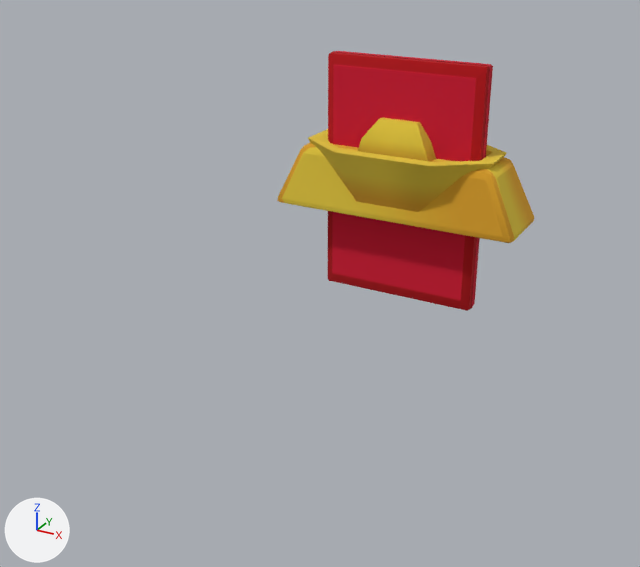
The glTF model three-test/mod/gifts.glb, before and after one commit.
Both versions are drawn from a camera (50 mm lens) standing at (1.26, -2.94, 0.98) and looking at (-0.27, -0.15, -0.41). The axes (+X, +Y, +Z) are drawn at lower left. The lights are the same throughout. Where no turn or scale is listed for an object, it has been applied to the vertices. Vertices at the same position are counted once.

Objects in the first picture: 'hb', 'jt', 'yb'.
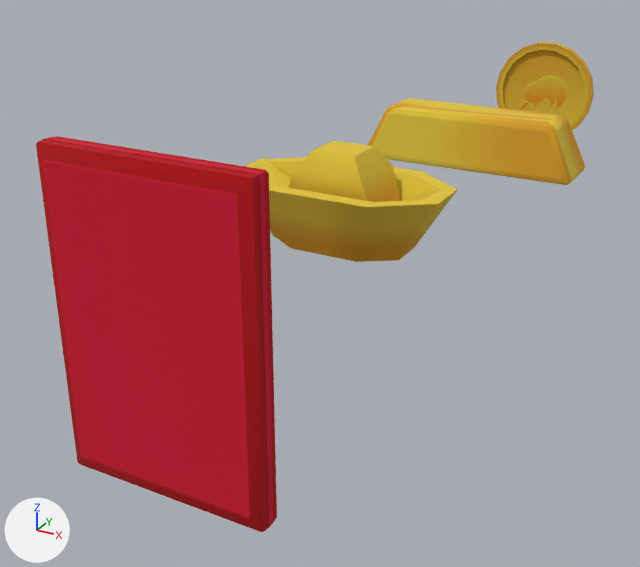
Pixel boxes (x1, y1, x2, y2) of what changed, in the pictures (640 x 567 px):
'hb', moved
    before: (328, 51, 493, 311)
    after: (36, 136, 277, 532)
'jt', moved
    before: (277, 143, 534, 243)
    after: (368, 98, 585, 185)
'yb', moved
    before: (308, 118, 507, 212)
    after: (245, 141, 458, 262)
'jb', reshaped (not visible before)
    after: (496, 42, 594, 130)

The edits, one by one:
me_untitled_003 is used by ob_jb; location (0.0, 0.0, 0.0).
me_untitled_003 had 108 vertices, 212 faces and spanned x -0.262..0.262, y -0.019..0.019, z -0.258..0.258.
me_untitled_003 now has 108 vertices, 212 faces and spans x -0.262..0.262, y 1.852..1.891, z -0.258..0.258.
me_untitled_003 part 1: 104 of the vertices in x -0.262..0.262, y -0.019..0.019, z -0.258..0.258 are moved by (0.0, 1.872, 0.0).
Object 'hb' (ob_hb) moves from (0.0, 0.0, 0.0) to (0.0, -1.443, 0.0).
Object 'jt' (ob_jt) moves from (0.0, 0.0, 0.0) to (0.0, 0.761, 0.0).
Object 'yb' (ob_yb) moves from (0.0, 0.0, 0.0) to (0.0, -0.489, 0.0).
